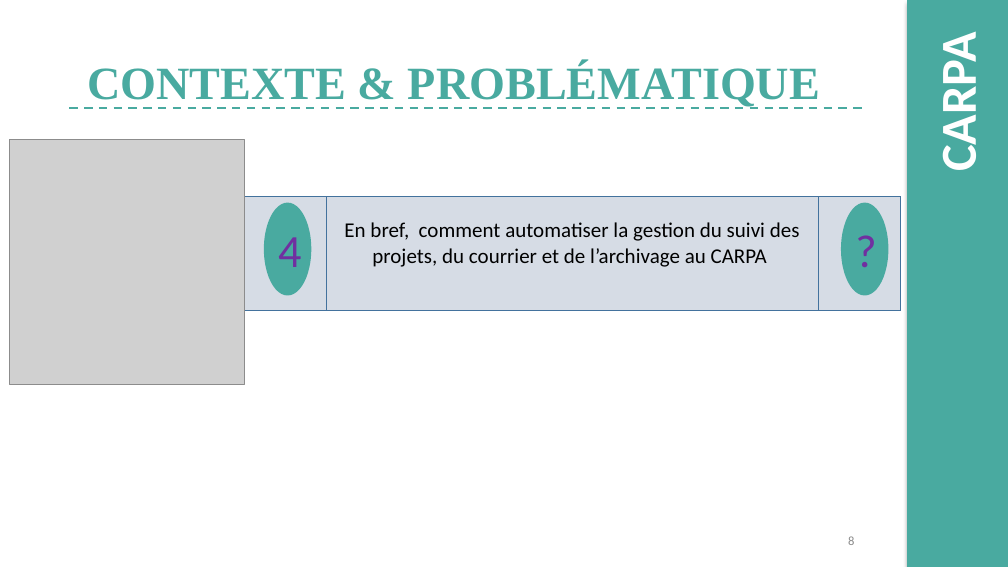
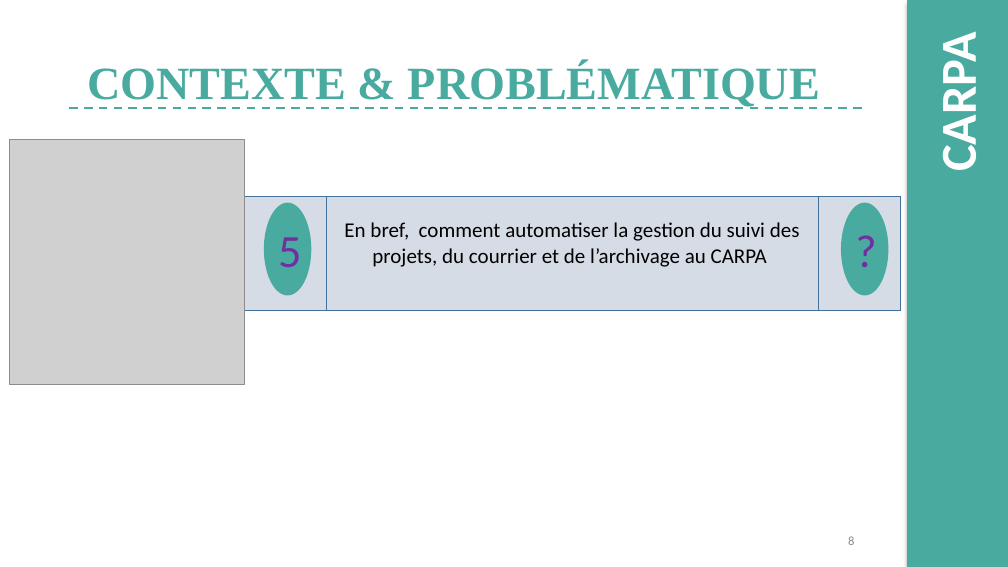
Before and after one commit to django123/memoire-M2, a slide deck: slide 8 of presentation.pptm. Drawn at 1008x567 pixels with LibreOffice and Linux fonts; fonts in the diff are those of the drawing; grey boxes stand for pictures; background and template pictures are left out. Boxes give left, top, right and bottom in pixels: in the first picture for what was removed or moved away, otherwise in the second. Text is boxed around its words. In the diff, an @@ line names an element or a change of style, - is before the commit and + after.

```diff
--- a/presentation.pptm
+++ b/presentation.pptm
@@ text in ellipse at [278,237,301,267]: text changed @@
-4
+5
```
Also in this commit, not shown: 7 other slides changed, 1 other file.
